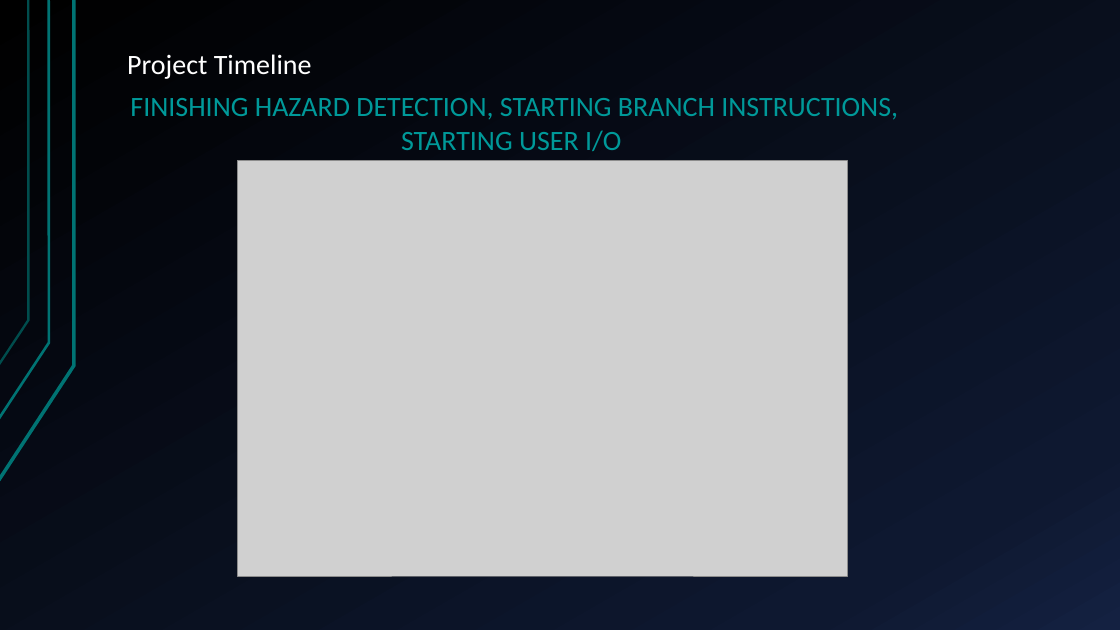
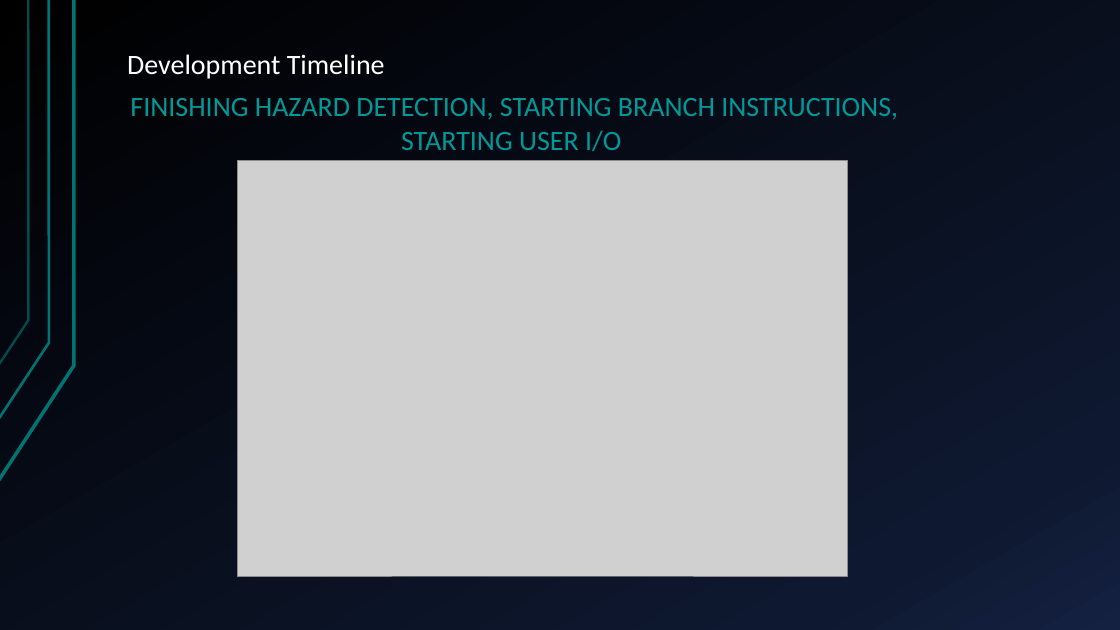
Before and after one commit to HansSanitizer/CENG-450-Project, a slide deck: slide 5 of Documentation/Long-Mann 16-Bit RISC Processor.pptx. Drawn at 1120x630 pixels with LibreOffice and Linux fonts; fonts in the diff are those of the drawing; grey boxes stand for pictures. Boxes give left, top, right and bottom in pixels: in the first picture for what was removed or moved away, otherwise in the second. Text is boxed around its words. In the diff, an @@ line names an element or a change of style, - is before the commit and + after.

```diff
--- a/Documentation/Long-Mann 16-Bit RISC Processor.pptx
+++ b/Documentation/Long-Mann 16-Bit RISC Processor.pptx
@@ text at [127,54,385,79]: text changed @@
-Project Timeline
+Development Timeline
```
Also in this commit, not shown: 6 other slides changed.
